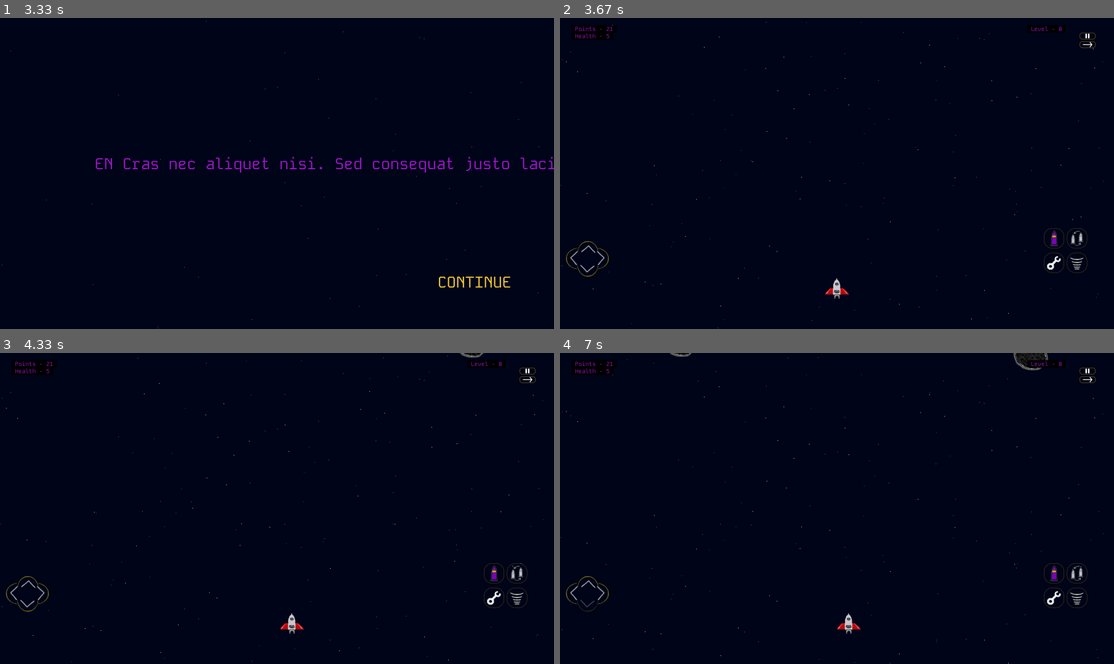
Above: before the commit, frames 1-4 (two rows, left to right).
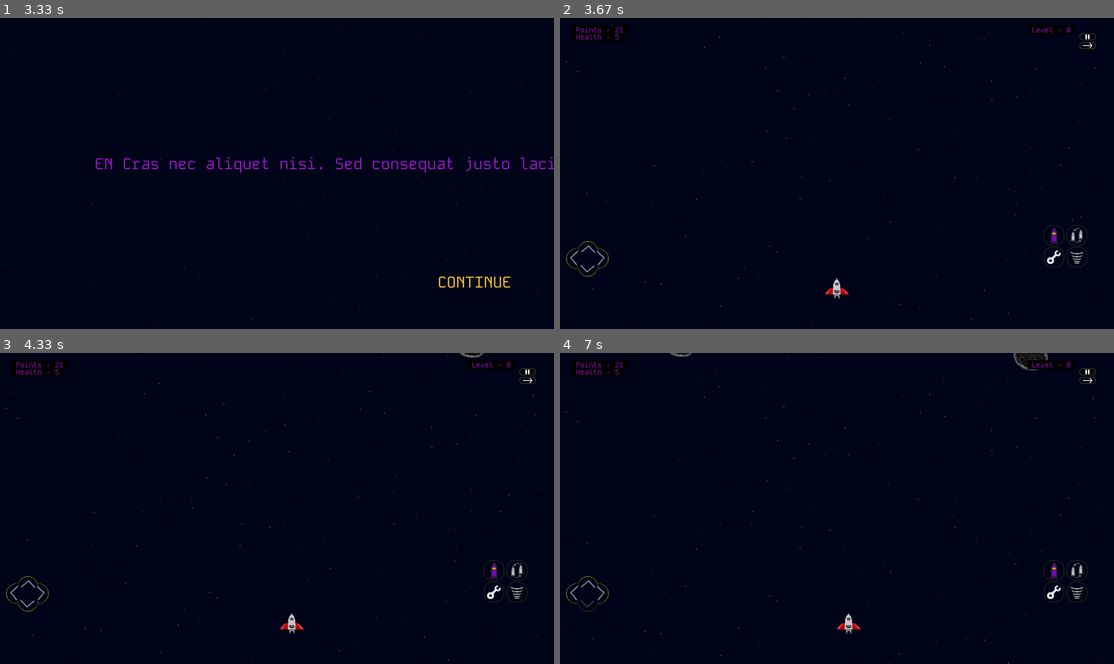
Above: after the commit, the same moments.

Repository: MicaelaEdith/spacecraftGame-pygame
Game: pygame game, started from main.py
Same seed, same stepped clock (60 frames per second), same inputs: the game is played once before the commit and once after it.
Inputs (mouse positions are in pixels of both pictures, inside the frame that each line leads up to):
- Up to frame 1 (3.33 s): press the mouse at (55, 105) at 0.37 s; move the mouse to (177, 185) at 0.47 s; release the mouse at (293, 266) at 0.6 s; press the mouse at (476, 282) at 1.2 s; move the mouse to (481, 285) at 1.3 s; release the mouse at (487, 291) at 1.43 s; press the mouse at (476, 282) at 1.53 s; move the mouse to (349, 282) at 1.63 s; release the mouse at (227, 282) at 1.77 s; press the mouse at (476, 282) at 1.87 s; move the mouse to (432, 201) at 1.97 s; release the mouse at (393, 117) at 2.1 s
- Up to frame 2 (3.67 s): no input
- Up to frame 3 (4.33 s): press the mouse at (38, 592) at 4.03 s; move the mouse to (238, 561) at 4.13 s; release the mouse at (437, 533) at 4.27 s
- Up to frame 4 (7 s): click (1086, 371) at 4.38 s; press the mouse at (604, 548) at 4.87 s; move the mouse to (632, 486) at 4.97 s; release the mouse at (665, 421) at 5.1 s; press the mouse at (604, 548) at 5.2 s; move the mouse to (809, 524) at 5.3 s; release the mouse at (1014, 502) at 5.43 s; press the mouse at (604, 548) at 5.53 s; move the mouse to (820, 508) at 5.63 s; release the mouse at (1030, 471) at 5.77 s; press the mouse at (654, 440) at 5.87 s; move the mouse to (654, 424) at 5.97 s; release the mouse at (654, 412) at 6.1 s; press the mouse at (643, 440) at 6.2 s; move the mouse to (759, 471) at 6.3 s; release the mouse at (881, 502) at 6.43 s; press the mouse at (604, 548) at 6.53 s; move the mouse to (803, 545) at 6.63 s; release the mouse at (1008, 545) at 6.77 s; press the mouse at (587, 601) at 6.87 s; move the mouse to (637, 555) at 6.97 s

Frame 1 is identical in both runs. In frame 2, 0.6% of the frame differs, in the area x 2-97%, y 2-83%; in frame 3, 0.6%; in frame 4, 0.6%.

Commit message:
add img fullhd , update music

Diff:
--- a/main.py
+++ b/main.py
@@ -6,7 +6,7 @@
 from map import Deep, Starts, Meteorite, Status
 from menu import Menu, MainMenu, OptionsMenu, Button
 from cinematics import Intro
-from audioController import MainMusic
+#from audioController import MainMusic
 
 pygame.init()
 
@@ -28,14 +28,18 @@
 music_on = True
 sound_on = True
 status = Status(screenWidth, screenHeight,language)
+full_hd = False
+img_button = 'Assets/Buttons/'
+
 
 clock = pygame.time.Clock()
 start = True
 game = False
 
 if screenWidth > 1920 or screenHeight > 1080:
-    screenWidth = 1920
-    screenHeight = 1080
+    full_hd = True
+    img_button = 'Assets/Buttons/1980/'
+
 
 display = pygame.display.set_mode((screenWidth, screenHeight), pygame.SRCALPHA)
 pygame.display.set_caption("Tango triste en un asteroide")
@@ -71,25 +75,50 @@
 # Elementos de interacción
 meteorite = Meteorite(screenWidth, screenHeight)
 
+
 # Crear botones
-buttons_left = [
-    Button(60, screenHeight // 3 * 2.15 , "Assets/Buttons/up_arrow.png"),
-    Button(60, screenHeight // 3 * 2.15 + 55, "Assets/Buttons/down_arrow.png"),
-    Button(20, screenHeight // 3 * 2.15 + 25, "Assets/Buttons/left_arrow.png"),
-    Button(100, screenHeight // 3 * 2.15 + 25, "Assets/Buttons/right_arrow.png"),
-]
-
-buttons_right = [
-    Button(screenWidth - 245, screenHeight // 3 * 2 + 10, "Assets/Buttons/actionA.png"),
-    Button(screenWidth - 165, screenHeight // 3 * 2 + 10, "Assets/Buttons/actionB.png"),
-    Button(screenWidth - 245, screenHeight // 3 * 2 + 95, "Assets/Buttons/actionC.png"),
-    Button(screenWidth - 165, screenHeight // 3 * 2 + 95, "Assets/Buttons/actionD.png"),
-]
-
-buttons_menu = [
-    Button(screenWidth - 120, screenHeight // 21, "Assets/Buttons/pause.png"),  # start
-    Button(screenWidth - 120, screenHeight // 21 + 30, "Assets/Buttons/exit.png"),  # salir
-]
+if not full_hd:
+    buttons_left = [
+        Button(60, screenHeight // 3 * 2.15 , img_button + "up_arrow.png"),
+        Button(60, screenHeight // 3 * 2.15 + 55, img_button + "down_arrow.png"),
+        Button(20, screenHeight // 3 * 2.15 + 25, img_button + "left_arrow.png"),
+        Button(100, screenHeight // 3 * 2.15 + 25, img_button + "right_arrow.png"),
+    ]
+
+    buttons_right = [
+        #Button(screenWidth - 550, screenHeight // 3 * 2, img_button + "actionA.png"),
+        Button((screenWidth - 245), screenHeight // 3 * 2, img_button + "actionA.png"),
+        Button((screenWidth - 165), screenHeight // 3 * 2, img_button + "actionB.png"),
+        Button((screenWidth - 245), screenHeight // 3 * 2 + 75, img_button + "actionC.png"),
+        Button((screenWidth - 165), screenHeight // 3 * 2 + 75, img_button + "actionD.png"),
+    ]
+
+    buttons_menu = [
+        Button(screenWidth - 120, screenHeight // 20, img_button + "pause.png"),  # start
+        Button(screenWidth - 120, screenHeight // 20 + 30, img_button + "exit.png"),  # salir
+    ]
+else:
+    buttons_left = [
+        Button(110, screenHeight // 3 * 2.15 , img_button + "up_arrow.png"),
+        Button(110, screenHeight // 3 * 2.15 + 110, img_button + "down_arrow.png"),
+        Button(50, screenHeight // 3 * 2.15 + 60, img_button + "left_arrow.png"),
+        Button(160, screenHeight // 3 * 2.15 + 60, img_button + "right_arrow.png"),
+    ]
+
+    buttons_right = [
+        Button(screenWidth - 555, screenHeight // 3 * 2, img_button + "actionA.png"),
+        Button(screenWidth - 370, screenHeight // 3 * 2, img_button + "actionB.png"),
+        Button(screenWidth - 550, screenHeight // 3 * 2 + 160, img_button + "actionC.png"),
+        Button(screenWidth - 370, screenHeight // 3 * 2 + 160, img_button + "actionD.png"),
+    ]
+
+
+    buttons_menu = [
+        Button(screenWidth - 380, screenHeight // 11.5, img_button + "pause.png"),  # start
+        Button(screenWidth - 380, screenHeight // 11.5 + 70, img_button + "exit.png"),  # salir
+    ]
+
+
 
 music_on = option_menu.music_on
 count_music = 0
@@ -123,8 +152,10 @@
             elif result_option == 'music':
                 if music_on:
                     pygame.mixer.music.stop()
-                if not music_on:
+                    music_on = False
+                elif not music_on:
                     pygame.mixer.music.play(-1)
+                    music_on = True
                 music_on = option_menu.music_on
             elif result_option == 'save':
                 options_open = False
@@ -181,12 +212,16 @@
 starts3.speed = .3
 # Bucle principal
 pygame.mixer.music.load('Assets/Audio/main.mp3')
-pygame.mixer.music.play(-1)
+if music_on:
+    pygame.mixer.music.play(-1)
+else:
+    pygame.mixer.music.stop()
 time.sleep(.9)
 while game:
     if count_music<1 and music_on:
         count_music+= 0.001
         pygame.mixer.music.set_volume(count_music)
+
     for event in pygame.event.get():
 
         # Eventos de mouse para los botones de dirección (izquierda)
@@ -210,7 +245,10 @@
 
         # Eventos de toque para los botones de acción (derecha)
         if event.type == pygame.FINGERDOWN or event.type == pygame.FINGERUP:
-            touch_pos = (event.x * screenWidth, event.y * screenHeight)
+            if full_hd:
+                touch_pos = (event.x * screenWidth - 110, event.y * screenHeight)
+            else:
+                touch_pos = (event.x * screenWidth, event.y * screenHeight)
             for button in buttons_right:
                 if button.is_clicked(touch_pos, True):
                     # Actualizar el estado de las acciones al presionar
@@ -275,10 +313,10 @@
                     if music_on:
                         pygame.mixer.music.stop()
                         music_on = False
-                    if not music_on:
+                    elif not music_on:
                         pygame.mixer.music.play(-1)
                         music_on = True
-                    option_menu.music_on = music_on
+                    music_on = option_menu.music_on
                 elif result_option == 'save':
                     options_open = False
                     start = True
@@ -345,6 +383,11 @@
         else:
             option_menu.draw(display, language, music_on, sound_on)
 
+    """
+    for button in buttons_right:
+            pygame.draw.rect(display, (255, 0, 0), button.rect, 2)  # Dibujar un rectángulo rojo alrededor de cada botón
+            button.draw(display)  # Dibujar el botón
+    """
     #for button in buttons_right:
         #button.clicked = False
 
--- a/map.py
+++ b/map.py
@@ -152,13 +152,19 @@
         self.helth_position = 40
         self.level_position = self.screenW - 300
         self.font_path = 'Assets/Fonts/KodeMono-VariableFont_wght.ttf'
-        self.font = pygame.font.Font(self.font_path,20)
+        self.font = pygame.font.Font(self.font_path,25)
         self.text_en = ['Points','Health', 'Level']
         self.text_es = ['Puntos','Salud', 'Nivel']
         self.color = (160, 23, 208)
         self.lan_on = lan
         self.health = 0
         self.level = 0
+        self.full_hd = False
+
+        if screenW > 1920 or screenH > 1080:
+            self.full_hd = True
+            self.level_position = self.screenW - 480
+            self.font = pygame.font.Font(self.font_path, 40)
 
 
     def updateStatus(self,health, level):
@@ -176,10 +182,14 @@
         text_aux0 = self.font.render(" "+text_list[0] + " - " + str(points)+" ",True,self.color,(0,0,0))
         text_aux1 = self.font.render(" "+text_list[1] + " - " + str(health)+" ",True,self.color,(0,0,0))
         text_aux2 = self.font.render(" "+text_list[2] + " - " + str(level)+" ",True,self.color,(0,0,0))
-        display.blit(text_aux0,(self.helth_position,25))
-        display.blit(text_aux1,(self.helth_position,50))
-        display.blit(text_aux2,(self.level_position,25))
-
+        if not self.full_hd:
+            display.blit(text_aux0,(self.helth_position,25))
+            display.blit(text_aux1,(self.helth_position,50))
+            display.blit(text_aux2,(self.level_position,25))
+        else:
+            display.blit(text_aux0,(self.helth_position,33))
+            display.blit(text_aux1,(self.helth_position,85))
+            display.blit(text_aux2,(self.level_position,33))
 
 """
 class PlatformSpeed():
--- a/menu.py
+++ b/menu.py
@@ -30,6 +30,14 @@
         self.height = screenHeight
         self.buttons = []
         self.game = game
+        self.full_hd = False
+        self.font = pygame.font.Font(self.font_path, 50)
+        self.margin = 80
+
+        if screenWidth > 1920 or screenHeight > 1080:
+            self.full_hd = True
+            self.font = pygame.font.Font(self.font_path, 80)
+            self.margin = 120
 
     def draw(self, display, lan, game):
         self.game = game
@@ -49,7 +57,7 @@
         for i in text_list:
             if not self.game:
                 text_aux = self.font.render(i, True, text_color)
-                text_rect = text_aux.get_rect(topleft=(80, self.height / 4 * contador))
+                text_rect = text_aux.get_rect(topleft=(self.margin, self.height / 4 * contador))
             else:
                 if i == text_list[0]:
                     if self.lan_on == 'en':
@@ -64,7 +72,7 @@
                 elif i == text_list[1] or i == text_list[2]:
                     text_aux = self.font.render(i, True, text_color_off)
 
-                text_rect = text_aux.get_rect(topleft=(80, self.height / 4 * contador))
+                text_rect = text_aux.get_rect(topleft=(self.margin, self.height / 4 * contador))
 
             # Verificar si el mouse está sobre el botón
             if text_rect.collidepoint(mouse_pos):
@@ -126,6 +134,12 @@
         self.buttons = []
         self.music_on = True
         self.sound_on = True
+        self.margin = 80
+
+        if screenWidth > 1920 or screenHeight > 1080:
+            self.full_hd = True
+            self.font = pygame.font.Font(self.font_path, 80)
+            self.margin = 120
 
     def draw(self, display, lan, music_on, sound_on):
         self.lan_on = lan
@@ -159,13 +173,16 @@
             if i != 'FX' and i != 'EFECTOS' and i != 'MUSIC' and i != 'MUSICA':
                  text_aux = self.font.render(i, True, text_color)
 
-            text_rect = text_aux.get_rect(topleft=(80, self.height / 4 * contador))
+            text_rect = text_aux.get_rect(topleft=(self.margin, self.height / 4 * contador))
 
             # Verificar si el mouse está sobre el botón
 
             if text_rect.collidepoint(mouse_pos) and not self.click_on:
-                text_color = (251, 206, 60)  # Cambia el color del texto cuando el mouse está sobre él
-                text_aux = self.font.render(i, True, text_color)
+                if ((i == 'MUSIC' or i == 'MUSICA') and not self.music_on) or ((i == 'FX' or i == 'EFECTOS') and not self.sound_on):
+                    text_color_current = text_color_off
+                else:
+                    text_color_current = (251, 206, 60)  # Cambia el color del texto cuando el mouse está sobre él
+                text_aux = self.font.render(i, True, text_color_current)
 
             display.blit(text_aux, text_rect.topleft)
             self.buttons.append((i, text_rect))
--- a/playerController.py
+++ b/playerController.py
@@ -38,6 +38,9 @@
         self.shoot_type_b = False  # Bandera para el tipo de bala B
         self.shoots_fired = []
         self.quiet = True
+        if screenWidth > 1920 or screenHeight > 1080:
+            self.speed = 3
+
 
         self.pick_images = [
             pygame.image.load("Assets/Objects/picker0.png").convert(),
@@ -223,7 +226,15 @@
 
     def drawPick(self, display):
         if self.action['d']:
-            display.blit(self.pick_images[int(self.pick_frame)], [self.xPosition, self.yPosition -75])
+            rotated_image = pygame.transform.rotate(self.pick_images[int(self.pick_frame)], self.angle)
+           #display.blit(rotated_image, [self.xPosition, self.yPosition])
+            if self.angle > 1:
+                xPosition_current = self.xPosition - 8
+            if self.angle < -1:
+                xPosition_current = self.xPosition + 8
+            if self.angle == 0:
+                xPosition_current = self.xPosition
+            display.blit(rotated_image, [xPosition_current, self.yPosition -75])
             self.pick_frame -=.1
             self.pick_frame = (self.pick_frame + (self.pick_frame-int(self.pick_frame))) % len(self.pick_images)  # Alternar entre las dos imágenes
 
Binary file added: Assets/Buttons/1980/actionA.png
Binary file added: Assets/Buttons/1980/actionB.png
Binary file added: Assets/Buttons/1980/actionC.png
Binary file added: Assets/Buttons/1980/actionD.png
Binary file added: Assets/Buttons/1980/down_arrow.png
Binary file added: Assets/Buttons/1980/exit.png
Binary file added: Assets/Buttons/1980/left_arrow.png
Binary file added: Assets/Buttons/1980/pause.png
Binary file added: Assets/Buttons/1980/right_arrow.png
Binary file added: Assets/Buttons/1980/up_arrow.png
